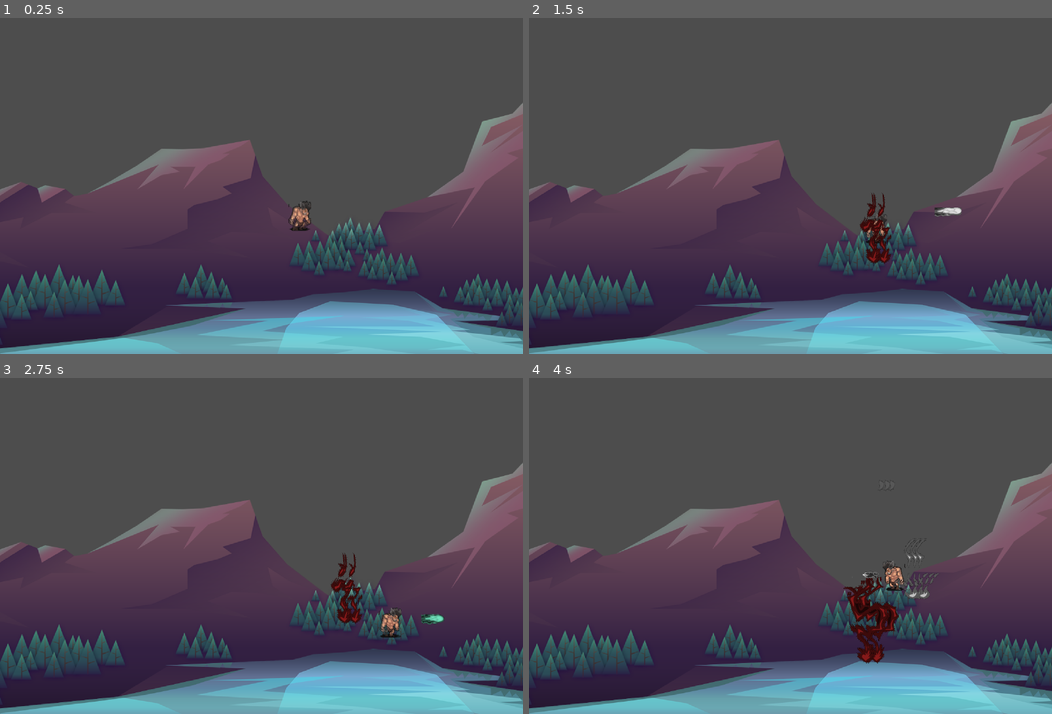
Above: before the commit, frames 1-4 (two rows, left to right).
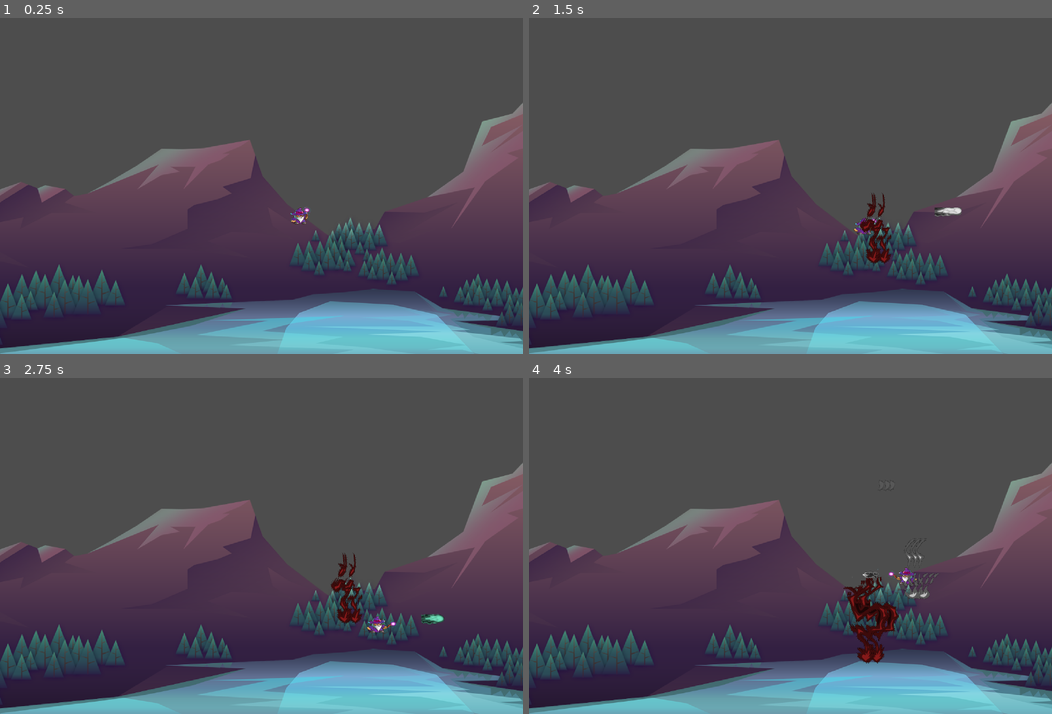
Above: after the commit, the same moments.

Repository: pungiish/GOTY
Game: Godot game, scene res://scenes/game/game.tscn
Two runs of this game, one before a commit and one after it. Both use one fixed random seed, a clock stepped at 60 frames per second and the inputs below.
Inputs (mouse positions are in pixels of both pictures, inside the frame that each line leads up to):
- Up to frame 1 (0.25 s): no input
- Up to frame 2 (1.5 s): move the mouse to (905, 169) at 0.52 s; hold Right (ui_right) 0.53-1.28 s; tap 1 (cast_1) at 0.6 s; tap 2 (cast_2) at 0.8, 1.35 s; move the mouse to (685, 202) at 1.27 s; hold Down (ui_down) from 1.28 s (still down)
- Up to frame 3 (2.75 s): tap 1 (cast_1) at 1.55, 2.1 s; move the mouse to (313, 472) at 2.02 s; release Down (ui_down) at 2.03 s; hold Right (ui_right) from 2.03 s (still down); tap 2 (cast_2) at 2.3 s
- Up to frame 4 (4 s): move the mouse to (764, 613) at 2.77 s; release Right (ui_right) at 2.78 s; hold Up (ui_up) 2.78-3.53 s; tap 2 (cast_2) at 2.85, 3.8 s; tap 1 (cast_1) at 3.05, 3.6 s; move the mouse to (947, 596) at 3.52 s; hold Left (ui_left) from 3.53 s (still down)

The runs differ from the first frame. In frame 1, 0.2% of the frame differs, in the area x 55-60%, y 54-64%; in frame 2, 0.2%; in frame 3, 0.3%, in the area x 70-77%, y 68-78%; in frame 4, 0.3%.

Commit message:
Imported another player character and added attack animation

Diff:
--- a/scenes/character/character.tres.gd
+++ b/scenes/character/character.tres.gd
@@ -186,7 +186,12 @@
 		aim_dir = direction
 
 	var cast_pos = global_position + offset
+	sprite.stop()
+	sprite.play("attack")
 	var mana_cost = SpellManagerSingleton.cast(spellName, cast_pos, aim_dir, mana)
 	if mana_cost:
 		get_tree().create_timer(spell_cooldown).connect("timeout", Callable(self, "_on_CastCooldown_timeout"))
 		mana -= mana_cost
+	else:
+		pass
+		#anim when no mana
--- a/scenes/character/character.tscn
+++ b/scenes/character/character.tscn
@@ -1,63 +1,46 @@
-[gd_scene load_steps=16 format=3 uid="uid://bh2mp8ebptyxp"]
+[gd_scene load_steps=15 format=3 uid="uid://bh2mp8ebptyxp"]
 
 [ext_resource type="Script" uid="uid://cninewbtcfc7k" path="res://scenes/character/character.tres.gd" id="1_cuyo6"]
-[ext_resource type="Texture2D" uid="uid://qjyx7yqpuucl" path="res://assets/clean_6frame_walk_from_original.png" id="1_xhrip"]
-[ext_resource type="Texture2D" uid="uid://uryfejv23jji" path="res://assets/idle_animation_sheet.png" id="2_mutn8"]
-
-[sub_resource type="AtlasTexture" id="AtlasTexture_fgi2k"]
-atlas = ExtResource("2_mutn8")
-region = Rect2(0, 0, 147, 192)
-
-[sub_resource type="AtlasTexture" id="AtlasTexture_f8hpl"]
-atlas = ExtResource("2_mutn8")
-region = Rect2(147, 0, 147, 192)
-
-[sub_resource type="AtlasTexture" id="AtlasTexture_7ex5l"]
-atlas = ExtResource("2_mutn8")
-region = Rect2(294, 0, 147, 192)
-
-[sub_resource type="AtlasTexture" id="AtlasTexture_bix7t"]
-atlas = ExtResource("2_mutn8")
-region = Rect2(441, 0, 147, 192)
-
-[sub_resource type="AtlasTexture" id="AtlasTexture_cels0"]
-atlas = ExtResource("1_xhrip")
-region = Rect2(3, 0, 146, 192)
-
-[sub_resource type="AtlasTexture" id="AtlasTexture_uj8hv"]
-atlas = ExtResource("1_xhrip")
-region = Rect2(149, 0, 146, 192)
-
-[sub_resource type="AtlasTexture" id="AtlasTexture_82ihp"]
-atlas = ExtResource("1_xhrip")
-region = Rect2(295, 0, 146, 192)
-
-[sub_resource type="AtlasTexture" id="AtlasTexture_t4ive"]
-atlas = ExtResource("1_xhrip")
-region = Rect2(441, 0, 146, 192)
-
-[sub_resource type="AtlasTexture" id="AtlasTexture_y841r"]
-atlas = ExtResource("1_xhrip")
-region = Rect2(587, 0, 146, 192)
-
-[sub_resource type="AtlasTexture" id="AtlasTexture_yswpb"]
-atlas = ExtResource("1_xhrip")
-region = Rect2(733, 0, 146, 192)
+[ext_resource type="Texture2D" uid="uid://bv1kxr4rpecwa" path="res://scenes/character/dle_2.png" id="2_7ex5l"]
+[ext_resource type="Texture2D" uid="uid://d35rbq2mwl7pf" path="res://scenes/character/attack_1.png" id="2_oe6dy"]
+[ext_resource type="Texture2D" uid="uid://kevjlkwogafh" path="res://scenes/character/idle_1.png" id="3_bix7t"]
+[ext_resource type="Texture2D" uid="uid://bbb6asqhl4nrh" path="res://scenes/character/attack_2.png" id="3_cuvpk"]
+[ext_resource type="Texture2D" uid="uid://brbdv88qmhe8n" path="res://scenes/character/idle_3.png" id="4_bblvu"]
+[ext_resource type="Texture2D" uid="uid://brc5gcu3wg420" path="res://scenes/character/attack_3.png" id="4_rvcjf"]
+[ext_resource type="Texture2D" uid="uid://c0ncjix41vkxk" path="res://scenes/character/idle_4.png" id="5_q52vl"]
+[ext_resource type="Texture2D" uid="uid://c0wyorvg0347v" path="res://scenes/character/walk_1.png" id="6_q52vl"]
+[ext_resource type="Texture2D" uid="uid://dtr6ticgpv855" path="res://scenes/character/walk_2.png" id="7_l884r"]
+[ext_resource type="Texture2D" uid="uid://bvivbuhdbg7jv" path="res://scenes/character/walk_3.png" id="8_0rlhq"]
+[ext_resource type="Texture2D" uid="uid://jdufb8k6i4y5" path="res://scenes/character/walk_4.png" id="9_oe6dy"]
 
 [sub_resource type="SpriteFrames" id="SpriteFrames_t4ive"]
 animations = [{
 "frames": [{
 "duration": 1.0,
-"texture": SubResource("AtlasTexture_fgi2k")
+"texture": ExtResource("2_oe6dy")
 }, {
 "duration": 1.0,
-"texture": SubResource("AtlasTexture_f8hpl")
+"texture": ExtResource("3_cuvpk")
 }, {
 "duration": 1.0,
-"texture": SubResource("AtlasTexture_7ex5l")
+"texture": ExtResource("4_rvcjf")
+}],
+"loop": false,
+"name": &"attack",
+"speed": 5.0
+}, {
+"frames": [{
+"duration": 1.0,
+"texture": ExtResource("2_7ex5l")
 }, {
 "duration": 1.0,
-"texture": SubResource("AtlasTexture_bix7t")
+"texture": ExtResource("3_bix7t")
+}, {
+"duration": 1.0,
+"texture": ExtResource("4_bblvu")
+}, {
+"duration": 1.0,
+"texture": ExtResource("5_q52vl")
 }],
 "loop": true,
 "name": &"idle_side",
@@ -65,22 +48,16 @@
 }, {
 "frames": [{
 "duration": 1.0,
-"texture": SubResource("AtlasTexture_cels0")
+"texture": ExtResource("6_q52vl")
 }, {
 "duration": 1.0,
-"texture": SubResource("AtlasTexture_uj8hv")
+"texture": ExtResource("7_l884r")
 }, {
 "duration": 1.0,
-"texture": SubResource("AtlasTexture_82ihp")
+"texture": ExtResource("8_0rlhq")
 }, {
 "duration": 1.0,
-"texture": SubResource("AtlasTexture_t4ive")
-}, {
-"duration": 1.0,
-"texture": SubResource("AtlasTexture_y841r")
-}, {
-"duration": 1.0,
-"texture": SubResource("AtlasTexture_yswpb")
+"texture": ExtResource("9_oe6dy")
 }],
 "loop": true,
 "name": &"walk_side",
@@ -94,9 +71,9 @@
 script = ExtResource("1_cuyo6")
 
 [node name="AnimatedSprite2D" type="AnimatedSprite2D" parent="."]
-scale = Vector2(0.5, 0.5)
+scale = Vector2(0.219238, 0.164539)
 sprite_frames = SubResource("SpriteFrames_t4ive")
-animation = &"idle_side"
+animation = &"attack"
 autoplay = "idle_side"
 
 [node name="CollisionShape2D" type="CollisionShape2D" parent="."]
Binary file added: scenes/character/attack_1.png
Not shown, added: scenes/character/attack_1.png.import
Binary file added: scenes/character/attack_2.png
Not shown, added: scenes/character/attack_2.png.import
Binary file added: scenes/character/attack_3.png
Not shown, added: scenes/character/attack_3.png.import
Binary file added: scenes/character/dle_2.png
Not shown, added: scenes/character/dle_2.png.import
Binary file added: scenes/character/idle_1.png
Not shown, added: scenes/character/idle_1.png.import
Binary file added: scenes/character/idle_3.png
Not shown, added: scenes/character/idle_3.png.import
(and 10 more such lines)
